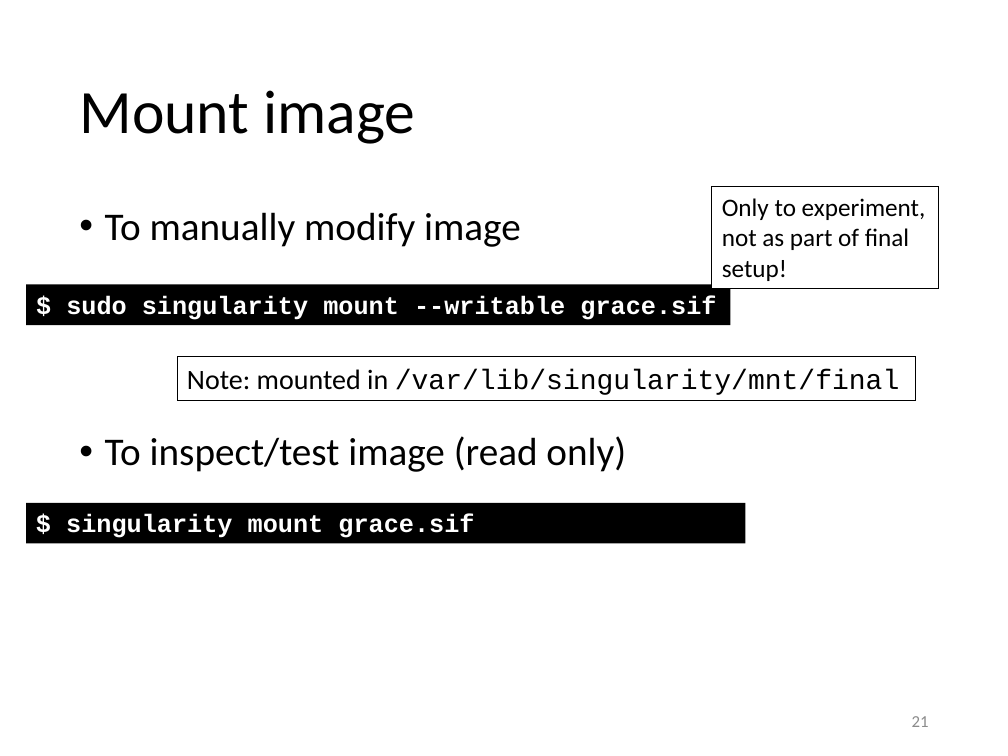
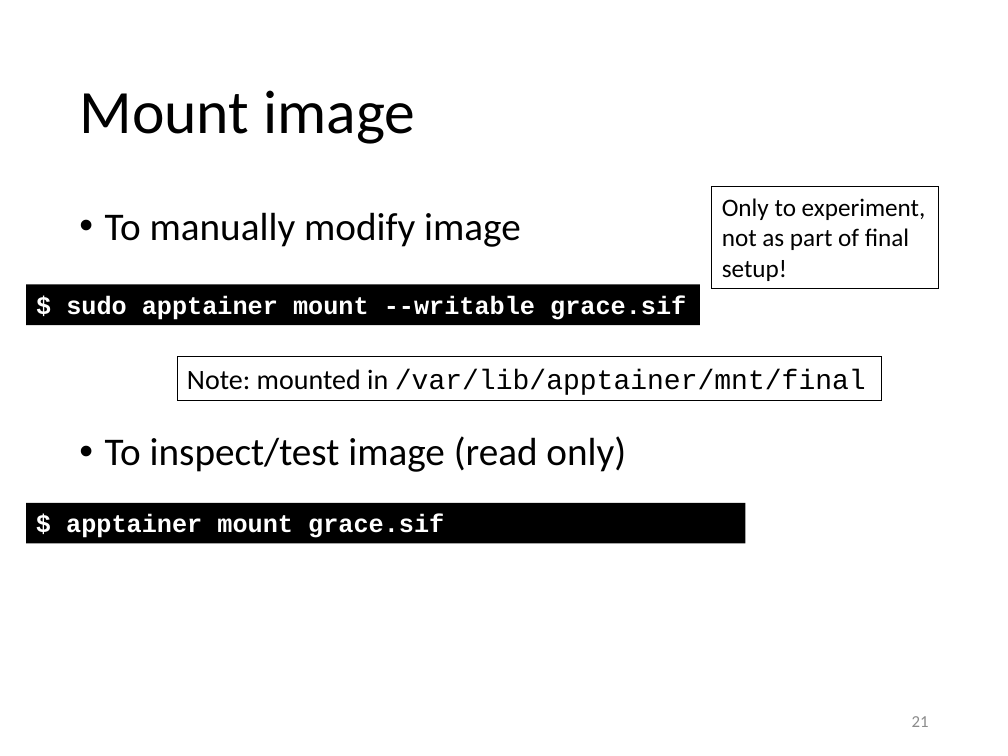
Before and after one commit to gjbex/Containers-for-HPC, a slide deck: slide 21 of containers_for_hpc.pptx. Drawn at 1008x756 pixels with LibreOffice and Linux fonts; fonts in the diff are those of the drawing. Boxes give left, top, right and bottom in pixels: in the first picture for what was removed or moved away, otherwise in the second. Text is boxed around its words. In the diff, an @@ line names an element or a change of style, - is before the commit and + after.

Commit message:
Update for apptainer, slurm

```diff
--- a/containers_for_hpc.pptx
+++ b/containers_for_hpc.pptx
@@ rectangle "$ sudo apptainer mount --writable ..." resized from (x1=26, y1=284, x2=731, y2=325) to (x1=26, y1=284, x2=700, y2=325) @@
@@ text in rectangle at (x1=66, y1=296, x2=686, y2=320): text changed @@
-$ sudo singularity mount --writable grace.sif
+$ sudo apptainer mount --writable grace.sif
@@ rectangle "Note: mounted in /var/lib/apptainer/mnt/final" resized from (x1=177, y1=357, x2=916, y2=401) to (x1=177, y1=357, x2=882, y2=401) @@
@@ text in rectangle at (x1=187, y1=369, x2=866, y2=395): text changed @@
-Note: mounted in /var/lib/singularity/mnt/final
+Note: mounted in /var/lib/apptainer/mnt/final
@@ text in rectangle at (x1=66, y1=514, x2=444, y2=538): text changed @@
-$ singularity mount grace.sif
+$ apptainer mount grace.sif
```
Also in this commit, not shown: 21 other slides changed.
